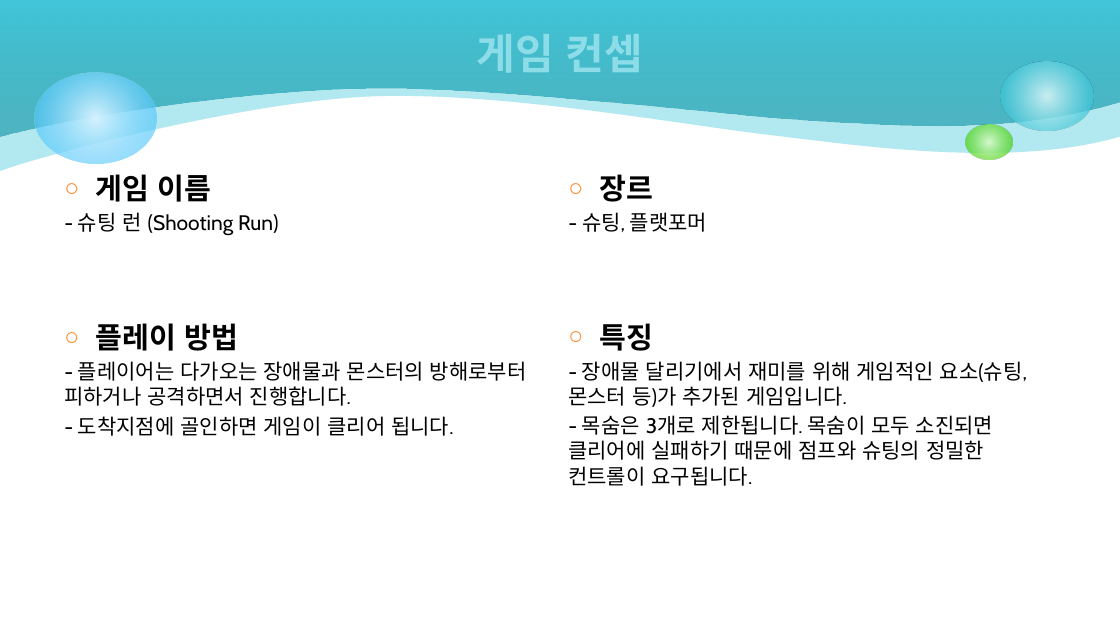
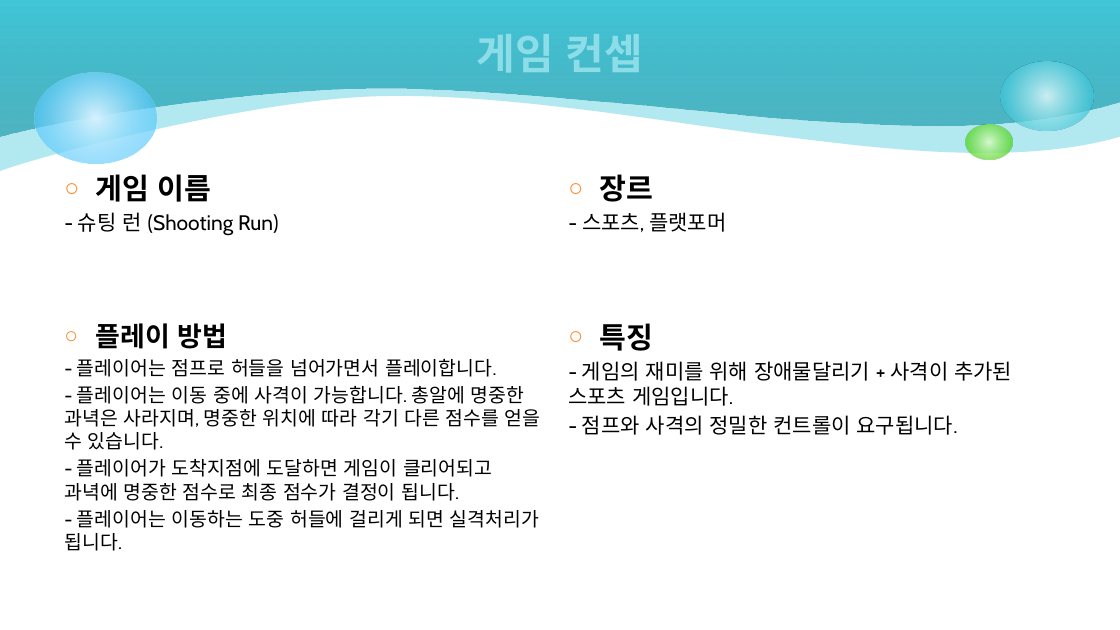
Before and after one commit to kkanghyun/2DGP_Project, a slide deck: slide 2 of 2D 게임프로그래밍 1차 발표.pptx. Drawn at 1120x630 pixels with LibreOffice and Linux fonts; fonts in the diff are those of the drawing. Boxes give left, top, right and bottom in pixels: in the first picture for what was removed or moved away, otherwise in the second. Text is boxed around its words. In the diff, an @@ line names an element or a change of style, - is before the commit and + after.

Commit message:
1차 발표 - 최종

```diff
--- a/2D 게임프로그래밍 1차 발표.pptx
+++ b/2D 게임프로그래밍 1차 발표.pptx
@@ text at box(582, 212, 726, 232): text changed @@
-- 슈팅, 플랫포머
+- 스포츠, 플랫포머
@@ text at box(96, 323, 228, 349): size 25 to 23.1 pt in "플레이 방법" @@
@@ text at box(64, 358, 541, 551): text changed; size 18 to 16.6 pt @@
-- 플레이어는 다가오는 장애물과 몬스터의 방해로부터 피하거나 공격하면서 진행합니다.
-- 도착지점에 골인하면 게임이 클리어 됩니다.
+- 플레이어는 점프로 허들을 넘어가면서 플레이합니다.
+- 플레이어는 이동 중에 사격이 가능합니다. 총알에 명중한 과녁은 사라지며, 명중한 위치에 따라 각기 다른 점수를 얻을 수 있습니다.
+- 플레이어가 도착지점에 도달하면 게임이 클리어되고 과녁에 명중한 점수로 최종 점수가 결정이 됩니다.
+- 플레이어는 이동하는 도중 허들에 걸리게 되면 실격처리가 됩니다.
@@ text at box(568, 361, 1012, 435): text changed @@
-- 장애물 달리기에서 재미를 위해 게임적인 요소(슈팅, 몬스터 등)가 추가된 게임입니다.
-- 목숨은 3개로 제한됩니다. 목숨이 모두 소진되면 클리어에 실패하기 때문에 점프와 슈팅의 정밀한 컨트롤이 요구됩니다.
+- 게임의 재미를 위해 장애물달리기 + 사격이 추가된 스포츠 게임입니다.
+- 점프와 사격의 정밀한 컨트롤이 요구됩니다.
```
Also in this commit, not shown: 6 other slides changed, 1 other file.
